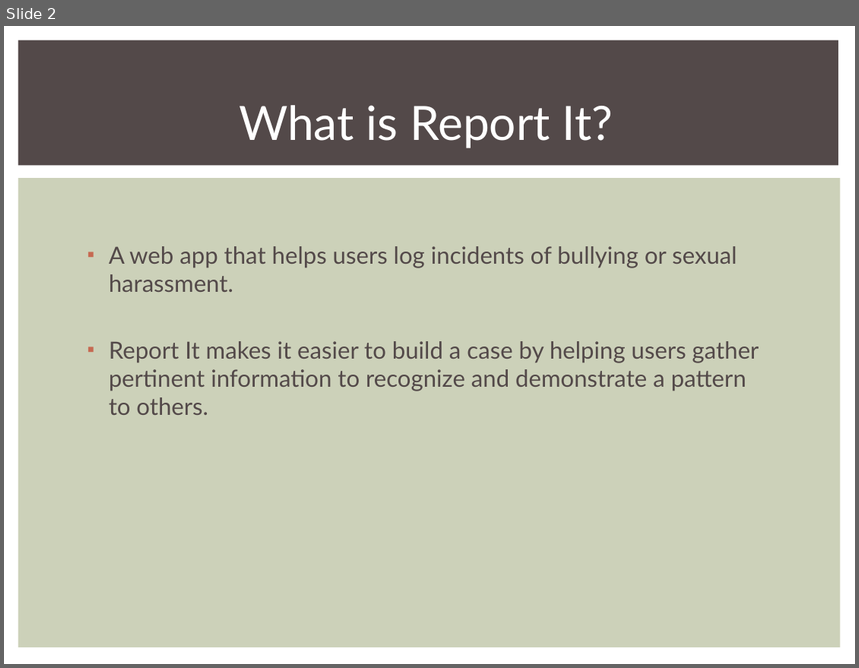
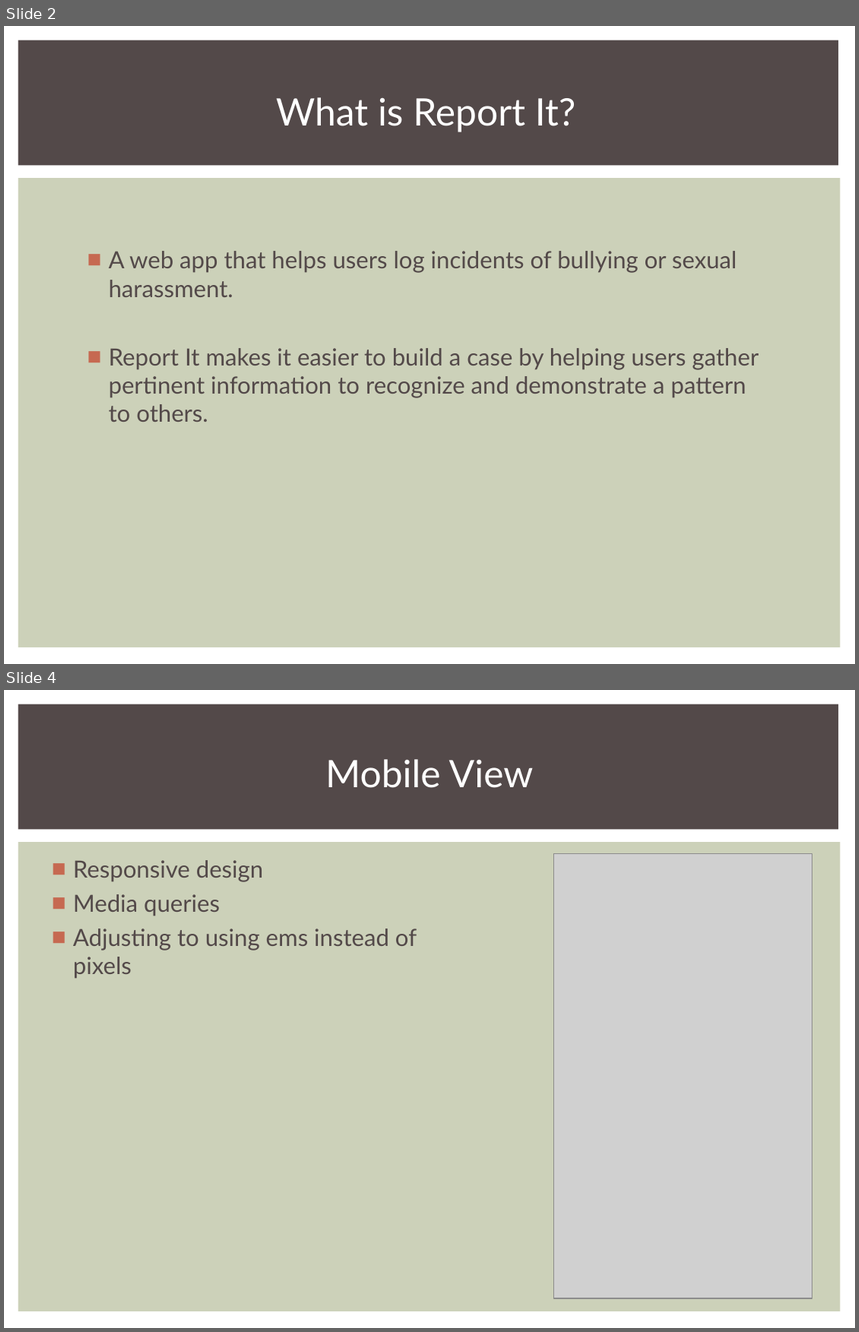
Before and after one commit to SEACodeCarrots/ReportIt, a slide deck: presentation.ppt. Shown one above the other, each under a label of ours: slide 2 before the commit, slides 2 and 4 after it; the slides between them are not shown. The pictures are 859x668 and 859x1332 pixels, drawn with LibreOffice and Linux fonts; fonts in the diff are those of the drawing; grey boxes stand for pictures. Boxes give left, top, right and bottom in pixels: in the first picture for what was removed or moved away, otherwise in the second. Text is boxed around its words. In the diff, an @@ line names an element or a change of style, - is before the commit and + after.

```diff
--- a/presentation.ppt
+++ b/presentation.ppt
@@ slide 4 added at [4, 690, 855, 1328], background #FFFFFF; not listed: 2 template elements that a slide beside it also shows @@
@@ text added at [325, 759, 534, 788], 32 pt, text #FFFFFF @@
+Mobile View
@@ text added at [73, 860, 417, 979], 20 pt, text #534949 @@
+■ Responsive design
+■ Media queries
+■ Adjusting to using ems instead of pixels
@@ picture added at [554, 853, 813, 1299] @@
@@ slide 2 changed as well @@
@@ text "What is Report It?" at [276, 97, 576, 132]: size 40 to 32 pt @@
@@ text "A web app that helps ..." at [109, 251, 759, 422]: more space between paragraphs @@
```
Also in this commit, not shown: 4 other slides changed, 4 other slides added, 2 slides removed.
